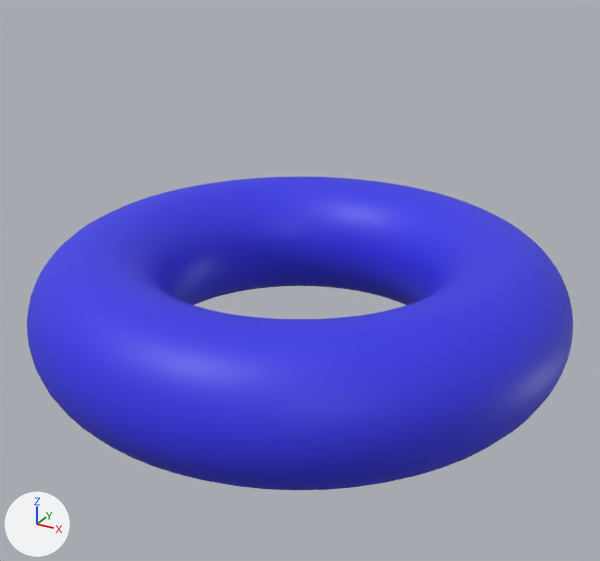
The glTF model demo/src/assets/torus.glb, before and after one commit.
Camera for both pictures: a 50 mm camera at (1.87, -3.4, 1.8) aimed at (-0.02, 0.03, 0.09). Every picture has the same lights, and +X, +Y and +Z are marked at lower left. Vertices at the same position are counted once.
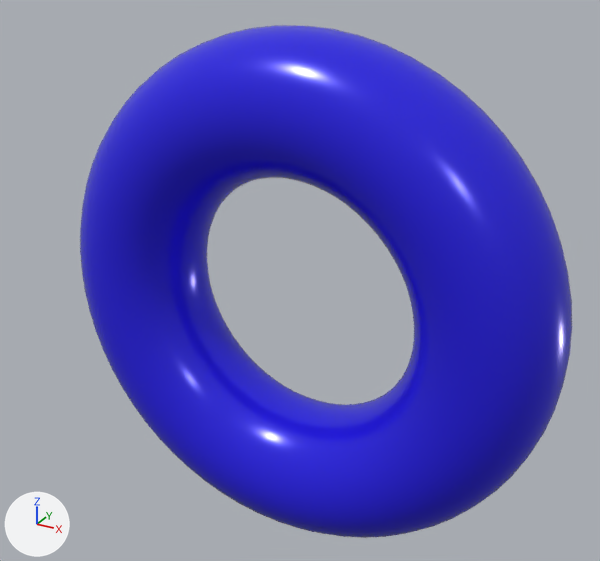
Changed parts and their boxes (x1, y1, x2, y2) in the pictures (600 x 561 px):
```json
{"object": "Torus", "change": "recoloured, surface changed, reshaped", "before": [27, 177, 573, 490], "after": [80, 25, 572, 538], "on screen": "10% narrower, 64% taller"}
```

The change, as JSON lines over the scene's bpy script:
```json
{"op": "set", "path": "mat_material.base_color", "old": "(0.0361, 0.0356, 0.8)", "new": "(0.0199, 0.0118, 0.8)", "note": "blue #3535e7 -> blue #271ce7"}
{"op": "set", "path": "mat_material.metallic", "old": "0.0", "new": "0.127"}
{"op": "set", "path": "mat_material.roughness", "old": "0.5", "new": "0.214"}
{"block": "me_torus", "where": "me_torus.from_pydata(...)  # 2048 vertices, 4096 faces; spans x -1.34..1.34, y -1.34..1.34, z -0.34..0.34"}
{"block": "me_torus", "where": "# used by ob_torus; location = (0.0, 0.0, 0.0)"}
{"block": "me_torus", "change": "me_torus part 1: the whole mesh is multiplied about its middle by the matrix ((0.0, -1.0, 0.0), (0.0, 0.0, 1.0), (-1.0, 0.0, 0.0))"}
```
